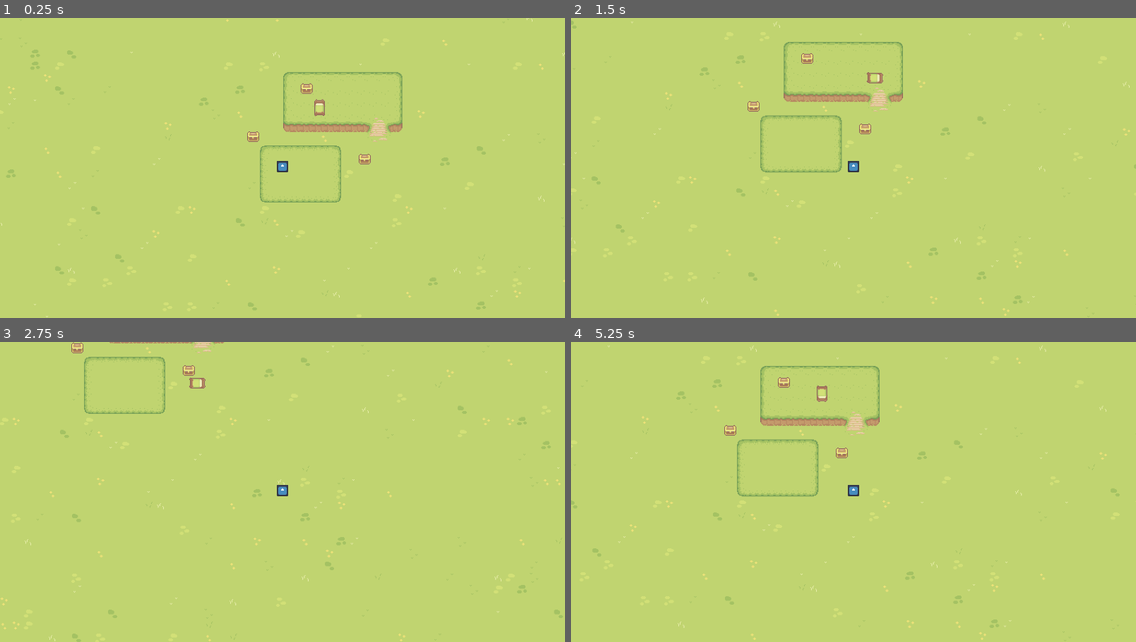
Above: before the commit, frames 1-4 (two rows, left to right).
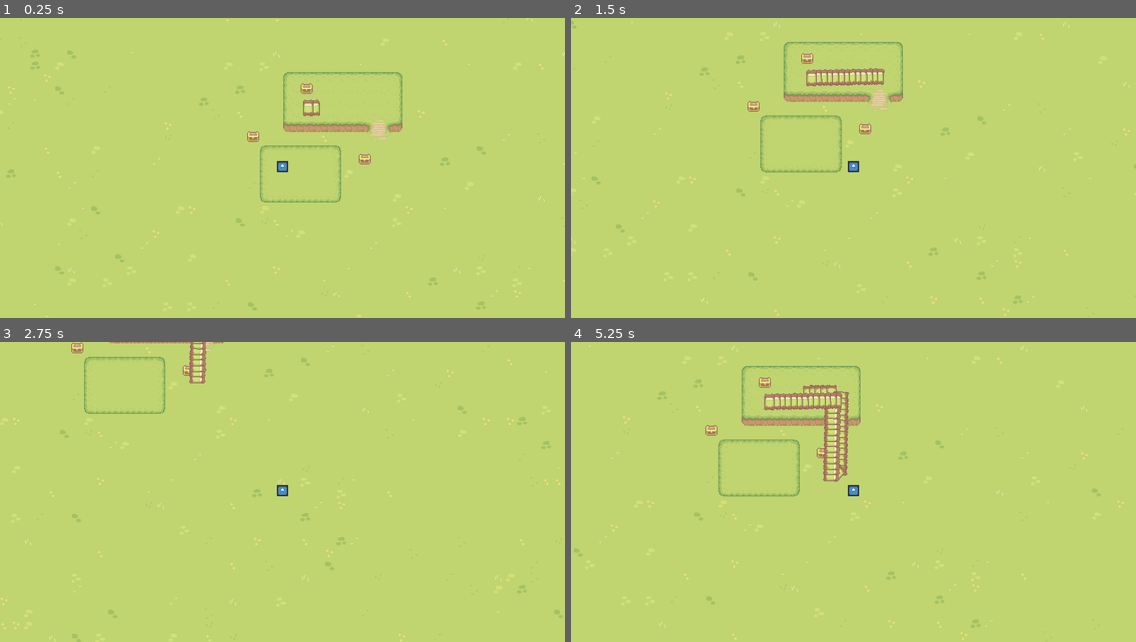
Above: after the commit, the same moments.

Repository: GamersOrgForDevs/Game_Godot
Game: Godot game, scene res://levels/game_level.tscn
Same seed, same stepped clock (60 frames per second), same inputs: the game is played once before the commit and once after it. The engine's default icon, where the game draws it, is replaced by a stand-in: a white triangle on a blue panel in a dark square.
Inputs:
- Up to frame 1 (0.25 s): no input
- Up to frame 2 (1.5 s): hold D (right) 0.53-1.28 s; hold S (down) from 1.28 s (still down)
- Up to frame 3 (2.75 s): release S (down) at 2.03 s; hold D (right) from 2.03 s (still down)
- Up to frame 4 (5.25 s): release D (right) at 2.78 s; hold W (up) 2.78-3.53 s; hold A (left) 3.53-5.03 s; hold S (down) from 5.03 s (still down)

The runs differ from the first frame. In frame 1, 0.1% of the frame differs, in the area x 53-58%, y 26-33%; in frame 2, 0.5%; in frame 3, 0.3%; in frame 4, 3.8%, in the area x 0-98%, y 1-100%.

Commit message:
Path now has attached script that spawns sub-scenes, which destroy at the end of the path.

Diff:
--- a/levels/game_level.tscn
+++ b/levels/game_level.tscn
@@ -9,7 +9,6 @@
 [ext_resource type="Texture2D" uid="uid://8n27qa17egck" path="res://art/Tilesets/Fences.png" id="7_t5c8j"]
 [ext_resource type="PackedScene" uid="uid://rejki54tgc5n" path="res://objects/chest.tscn" id="8_rtq78"]
 [ext_resource type="Script" path="res://scripts/path.gd" id="9_8xdyu"]
-[ext_resource type="PackedScene" uid="uid://ciigmr8aony1v" path="res://objects/bed.tscn" id="9_nyn8t"]
 
 [sub_resource type="TileSetAtlasSource" id="TileSetAtlasSource_r4cg3"]
 texture = ExtResource("2_tm5d6")
@@ -745,10 +744,7 @@
 [node name="Chest3" parent="." instance=ExtResource("8_rtq78")]
 position = Vector2(32, -105)
 
-[node name="path" type="Path2D" parent="."]
+[node name="EnemyPath" type="Path2D" parent="."]
 curve = SubResource("Curve2D_m60xl")
 script = ExtResource("9_8xdyu")
-
-[node name="follow" parent="path" instance=ExtResource("9_nyn8t")]
-position = Vector2(32, -86)
-rotation = -0.0210495
+spawn_time = 0.11
--- a/objects/bed.tscn
+++ b/objects/bed.tscn
@@ -1,11 +1,13 @@
-[gd_scene load_steps=3 format=3 uid="uid://ciigmr8aony1v"]
+[gd_scene load_steps=4 format=3 uid="uid://ciigmr8aony1v"]
 
+[ext_resource type="Script" path="res://scripts/bed.gd" id="1_2sx7o"]
 [ext_resource type="Texture2D" uid="uid://fkn8ll712ray" path="res://art/Objects/Basic Furniture.png" id="1_muj6g"]
 
 [sub_resource type="RectangleShape2D" id="RectangleShape2D_vwot8"]
 size = Vector2(14, 16)
 
 [node name="PathFollow2D" type="PathFollow2D"]
+script = ExtResource("1_2sx7o")
 
 [node name="Sprite2D" type="Sprite2D" parent="."]
 texture = ExtResource("1_muj6g")
--- /dev/null
+++ b/scripts/bed.gd
@@ -0,0 +1,12 @@
+extends PathFollow2D
+
+
+# Called when the node enters the scene tree for the first time.
+func _ready():
+	pass # Replace with function body.
+
+
+# Called every frame. 'delta' is the elapsed time since the previous frame.
+func _process(delta):
+	if self.progress_ratio == 1:
+		queue_free()
--- a/scripts/path.gd
+++ b/scripts/path.gd
@@ -1,20 +1,23 @@
 extends Path2D
 
-@onready var follow = get_node("follow")
+@export var path_time : float = 6
+@export var spawn_time : float = 0.5
+var tween
+var timer
 
-@export var path_time : float = 6
-
-var tween
+const path_follow_obj = preload("res://objects/bed.tscn")
 # Called when the node enters the scene tree for the first time.
 func _ready():
 	set_process(true)
-	tween = get_tree().create_tween()
-	tween.bind_node(follow)
-	tween.set_trans(Tween.TRANS_LINEAR)
-	tween.set_ease(Tween.EASE_IN_OUT)
-	tween.tween_property(follow, "progress_ratio", 1, path_time)
-	tween.connect("finished", on_tween_finish)
-	tween.set_loops()
+
+	timer = Timer.new()
+	add_child(timer)
+	timer.connect("timeout", _on_timer_timeout)
+	timer.set_wait_time(spawn_time)
+	timer.set_one_shot(false)
+	timer.start()
+
+
 
 # Called every frame. 'delta' is the elapsed time since the previous frame.
 func _process(delta):
@@ -22,3 +25,13 @@
 
 func on_tween_finish():
 	print("DOne")
+func _on_timer_timeout():
+	var instance = path_follow_obj.instantiate()
+	self.add_child(instance)
+	tween = get_tree().create_tween()
+	tween.bind_node(instance)
+	tween.set_trans(Tween.TRANS_LINEAR)
+	tween.set_ease(Tween.EASE_IN_OUT)
+	tween.tween_property(instance, "progress_ratio", 1, path_time)
+	tween.connect("finished", on_tween_finish)
+	tween.set_loops(1)
Not shown: 1 places in levels/game_level.tscn that only renumber resources
